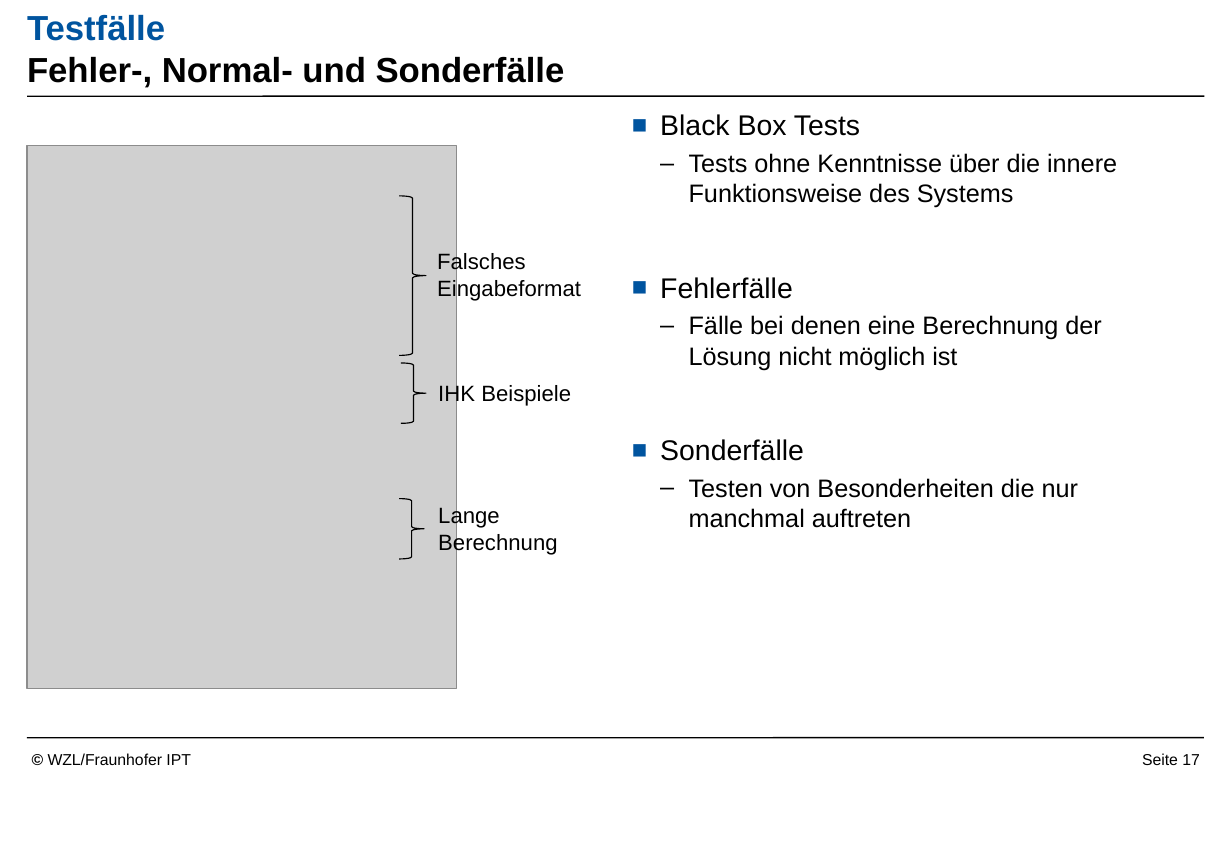
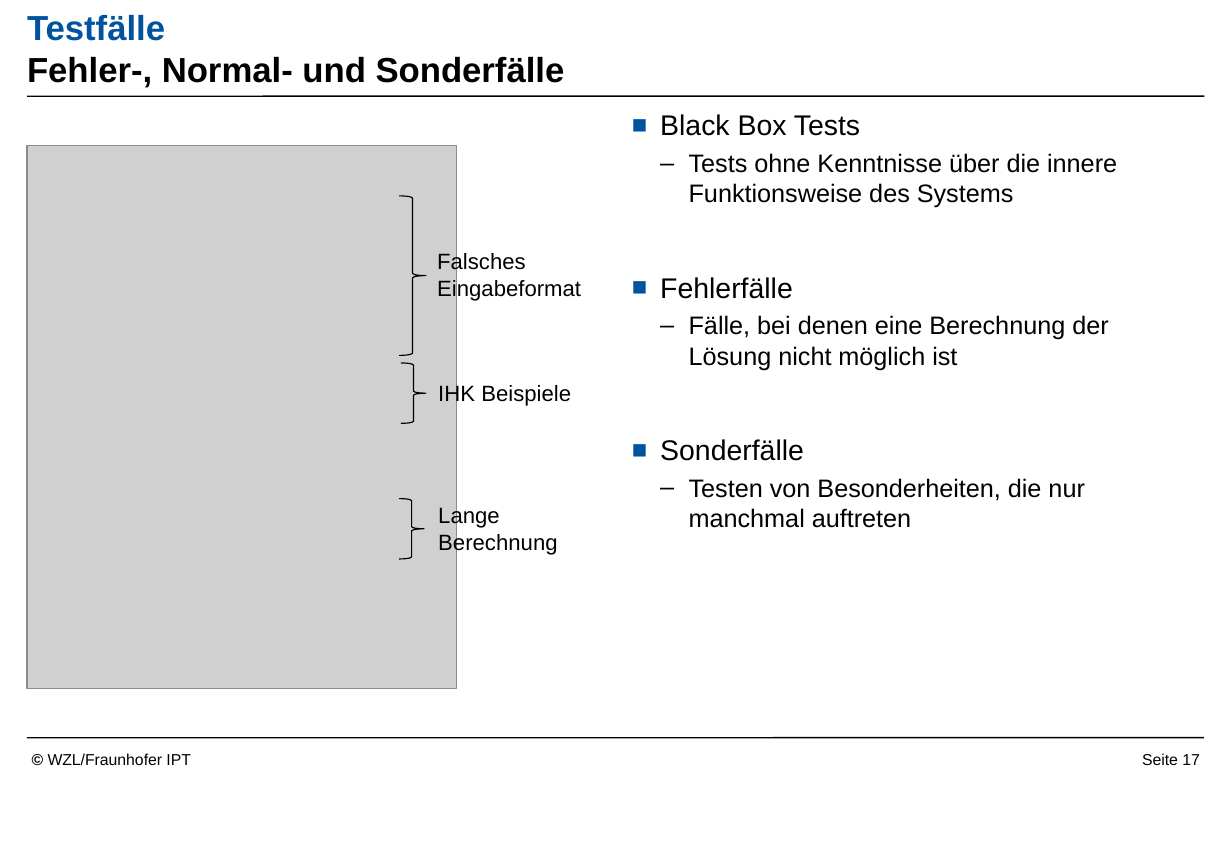
Before and after one commit to Readock/IHK2017, a slide deck: slide 17 of Vortrag/Vortrag Überarbeitet.pptx. Drawn at 1232x853 pixels with LibreOffice and Linux fonts; fonts in the diff are those of the drawing; grey boxes stand for pictures; background and template pictures are left out. Boxes give left, top, right and bottom in pixels: in the first picture for what was removed or moved away, otherwise in the second. Text is boxed around its words. In the diff, an @@ line names an element or a change of style, - is before the commit and + after.

```diff
--- a/Vortrag/Vortrag Überarbeitet.pptx
+++ b/Vortrag/Vortrag Überarbeitet.pptx
@@ text at <box>689,315,1108,370</box>: text changed @@
-  – Fälle bei denen eine Berechnung der Lösung nicht möglich ist
+  – Fälle, bei denen eine Berechnung der Lösung nicht möglich ist
@@ text at <box>689,478,1084,528</box>: text changed @@
-  – Testen von Besonderheiten die nur manchmal auftreten
+  – Testen von Besonderheiten, die nur manchmal auftreten
```
Also in this commit, not shown: 4 other slides changed.
